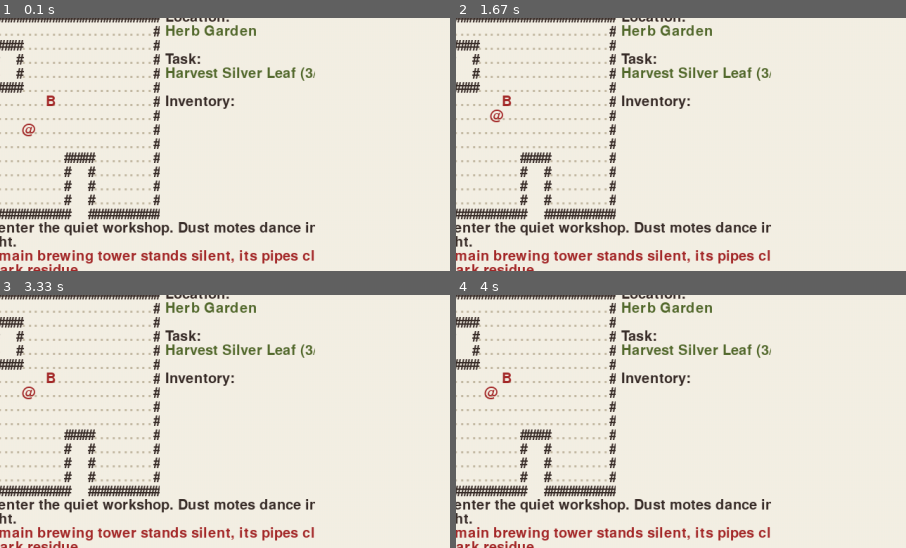
Above: before the commit, frames 1-4 (two rows, left to right).
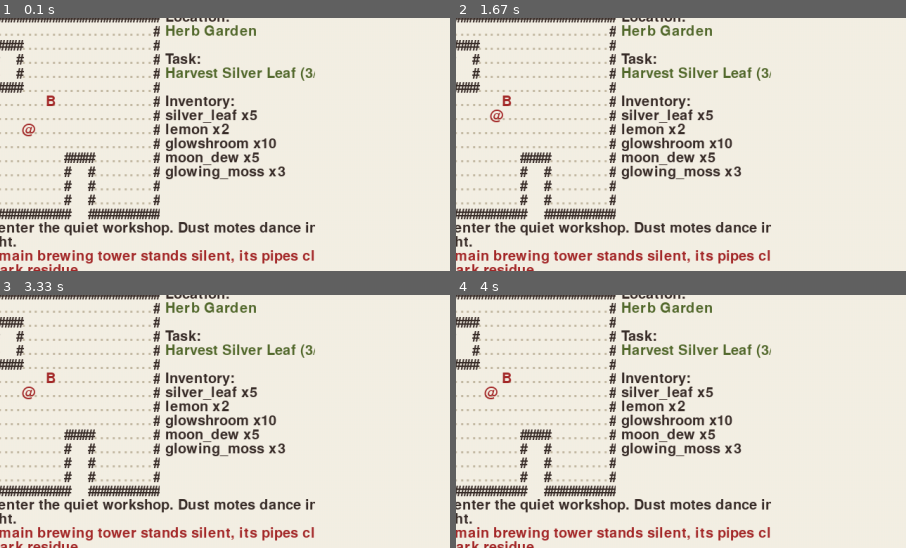
Above: after the commit, the same moments.

Repository: chenxing-dev/pygame-potion-crafter
Game: pygame game, started from src/main.py
The game is run twice, just before and just after one commit, with the same random seed, the same clock (stepped at 60 frames per second) and the same inputs.
Inputs:
- Up to frame 1 (0.1 s): no input
- Up to frame 2 (1.67 s): hold Right 0.33-0.8 s; hold Up 0.83-1.13 s; hold Right 1.17-1.63 s
- Up to frame 3 (3.33 s): hold Left 1.67-2.2 s; hold Down 2.23-2.53 s; hold Left 2.57-2.97 s; hold Up from 3 s (still down)
- Up to frame 4 (4 s): release Up at 3.37 s; hold Right from 3.4 s (still down)
The pictures show only the part of the screen within x 6-56%, y 6-56%; the shares and areas given below are measured in that part.

The runs differ from the first frame. In frame 1, 2.6% of the frame differs, in the area x 36-64%, y 35-65%; in frame 2, 2.6%; in frame 3, 2.6%; in frame 4, 2.6%.

Commit message:
RecipeManager

Diff:
--- a/src/engine.py
+++ b/src/engine.py
@@ -29,6 +29,8 @@
 from entities import Actor, Player
 import colors as COLOR
 from map_gen import GameMap
+from recipe_manager import RecipeManager
+from recipes import load_recipes
 
 
 class MessageLog:
@@ -331,6 +333,8 @@
         self.player: Player | None = None  # Will be set in main
         # Will be initialized after player and map are set
         self.interaction_system: InteractionSystem | None = None
+        self.recipe_manager = RecipeManager()
+        load_recipes(self.recipe_manager)
 
         self.message_log = MessageLog(
             font=self.font, char_size=self.char_size
--- a/src/entities.py
+++ b/src/entities.py
@@ -26,16 +26,28 @@
 class Player(Actor):
     def __init__(self, x, y):
         super().__init__(x, y, PLAYER, COLOR.DARK_RED, PLAYER_NAME)
-        self.inventory: list[Item] = (
-            []
-        )  # ("Silver Leaf", 3), ("Lemon Fruit", 2), ("Simple Glue", 1)
-        self.xp = 0
+        # 玩家库存示例
+        self.inventory = {
+            "silver_leaf": 5,
+            "lemon": 2,
+            "glowshroom": 10,
+            "moon_dew": 5,
+            "glowing_moss": 3,
+        }
+        self.skills = {
+            "Alchemy": 2,
+            "Herbalism": 1,
+        }
         self.equipped_tool = None
         self.location = "Herb Garden"
         self.tasks = ["Harvest Silver Leaf (3/5)"]
 
     def get_inventory(self):
-        return [item_stack.name for item_stack in self.inventory]
+        item_list = []
+        for item_id, quantity in self.inventory.items():
+            item_name = item_id  # TODO: get_item(item_id).name
+            item_list.append(f"{item_name} x{quantity}")
+        return item_list
 
     def move(self, dx: int, dy: int, game_map) -> dict[str, bool | str | None]:
         """Move the player if the target position is not blocked"""
@@ -66,7 +78,11 @@
         return {"moved": True}
 
     def pick_up(self, item, entities):
-        self.inventory.append(item)
+        """Pick up an item and add it to inventory"""
+        if item.name in self.inventory:
+            self.inventory[item.name] += 1
+        else:
+            self.inventory[item.name] = 1
         entities.remove(item)
         return f"Picked up {item.name}"
 
--- /dev/null
+++ b/src/recipe_manager.py
@@ -0,0 +1,112 @@
+from typing import Dict, List, Optional
+from dataclasses import dataclass, field
+
+
+@dataclass
+class Ingredient:
+    """配方原料"""
+    item_id: str  # 物品ID
+    quantity: int  # 所需数量
+
+
+@dataclass
+class CraftingRecipe:
+    """制作配方"""
+    id: str  # 配方ID
+    name: str  # 配方名称
+    description: str  # 配方描述
+    ingredients: List[Ingredient]  # 所需原料列表
+    result: Ingredient  # 产出物品
+    required_station: Optional[str] = None  # 所需工作台
+    required_tool: Optional[str] = None  # 所需工具
+    time: int = 1  # 制作时间，单位为回合
+    required_skill: Optional[Dict[str, int]] = None  # 所需技能及等级
+
+    # 配方分类和标签
+    category: str = "General"  # 配方类别
+    tags: List[str] = field(default_factory=list)  # 配方标签
+
+
+class RecipeManager:
+    """管理所有制作配方"""
+
+    def __init__(self):
+        self.recipes: Dict[str, CraftingRecipe] = {}
+        self.recipes_by_category: Dict[str, List[CraftingRecipe]] = {}
+        self.recipes_by_tag: Dict[str, List[CraftingRecipe]] = {}
+
+    def add_recipe(self, recipe: CraftingRecipe):
+        """添加新配方"""
+        self.recipes[recipe.id] = recipe
+        # 按类别索引配方
+        if recipe.category not in self.recipes_by_category:
+            self.recipes_by_category[recipe.category] = []
+        self.recipes_by_category[recipe.category].append(recipe)
+        # 按标签索引配方
+        for tag in recipe.tags:
+            if tag not in self.recipes_by_tag:
+                self.recipes_by_tag[tag] = []
+            self.recipes_by_tag[tag].append(recipe)
+
+    def get_recipe(self, recipe_id: str) -> Optional[CraftingRecipe]:
+        """根据ID获取配方"""
+        return self.recipes.get(recipe_id)
+
+    def get_recipes_by_category(self, category: str) -> List[CraftingRecipe]:
+        """根据类别获取所有配方"""
+        return self.recipes_by_category.get(category, [])
+
+    def get_recipes_by_tag(self, tag: str) -> List[CraftingRecipe]:
+        """根据标签获取所有配方"""
+        return self.recipes_by_tag.get(tag, [])
+
+    def find_recipes_by_ingredient(self, item_id: str) -> List[CraftingRecipe]:
+        """查找包含指定原料的所有配方"""
+        result = []
+        for recipe in self.recipes.values():
+            if any(ing.item_id == item_id for ing in recipe.ingredients):
+                result.append(recipe)
+        return result
+
+    def find_recipes_by_station(self, station_id: str) -> List[CraftingRecipe]:
+        """查找在指定工作台可制作的所有配方"""
+        return [r for r in self.recipes.values() if r.required_station == station_id]
+
+    def find_recipes_by_tool(self, tool_id: str) -> List[CraftingRecipe]:
+        """查找使用指定工具可制作的所有配方"""
+        return [r for r in self.recipes.values() if r.required_tool == tool_id]
+
+    def get_available_recipes(self, inventory: Dict[str, int],
+                              station: Optional[str] = None,
+                              tools: Optional[List[str]] = None,
+                              skills: Optional[Dict[str, int]] = None) -> List[CraftingRecipe]:
+        """获取玩家当前可制作的所有配方"""
+        available = []
+        for recipe in self.recipes.values():
+            can_craft = True
+            # 检查是否有足够的原料
+            for ing in recipe.ingredients:
+                if inventory.get(ing.item_id, 0) < ing.quantity:
+                    can_craft = False
+                    break
+
+            # 检查工作台要求
+            if recipe.required_station and recipe.required_station != station:
+                can_craft = False
+
+            # 检查工具要求
+            if can_craft and recipe.required_tool:
+                if not tools or recipe.required_tool not in tools:
+                    can_craft = False
+
+            # 检查技能要求
+            if can_craft and recipe.required_skill and skills:
+                for skill, level in recipe.required_skill.items():
+                    if skills.get(skill, 0) < level:
+                        can_craft = False
+                        break
+
+            if can_craft:
+                available.append(recipe)
+
+        return available
--- /dev/null
+++ b/src/recipes.py
@@ -0,0 +1,41 @@
+# 创建配方管理器实例
+from recipe_manager import CraftingRecipe, Ingredient, RecipeManager
+
+
+def load_recipes(recipe_manager: RecipeManager):
+    # 添加清洁膏配方
+    recipe_manager.add_recipe(
+        CraftingRecipe(
+            id="cleaning_gloop",
+            name="Cleaning Gloop",
+            description="A sticky substance used for cleaning.",
+            ingredients=[
+                Ingredient(item_id="silver_leaf", quantity=3),
+                Ingredient(item_id="lemon", quantity=1),
+            ],
+            result=Ingredient(item_id="cleaning_gloop", quantity=1),
+            required_station="workbench",
+            time=2,
+            category="Alchemy",
+            tags=["cleaning"],
+        )
+    )
+
+    # 添加荧光菇精华配方
+    recipe_manager.add_recipe(
+        CraftingRecipe(
+            id="glowshroom_essence",
+            name="Glowshroom Essence",
+            description="A luminous essence extracted from glowshrooms.",
+            ingredients=[
+                Ingredient(item_id="glowshroom", quantity=5),
+                Ingredient(item_id="moon_dew", quantity=2),
+                Ingredient(item_id="glowing_moss", quantity=1),
+            ],
+            result=Ingredient(item_id="glowshroom_essence", quantity=1),
+            required_station="brewing_tower",
+            time=50,
+            category="Alchemy",
+            tags=["magical", "order"],
+        )
+    )
--- /dev/null
+++ b/src/utils.py
@@ -0,0 +1,2 @@
+def get_item(item_id):
+    raise NotImplementedError
Not shown, changed: doc/DESIGN.md
